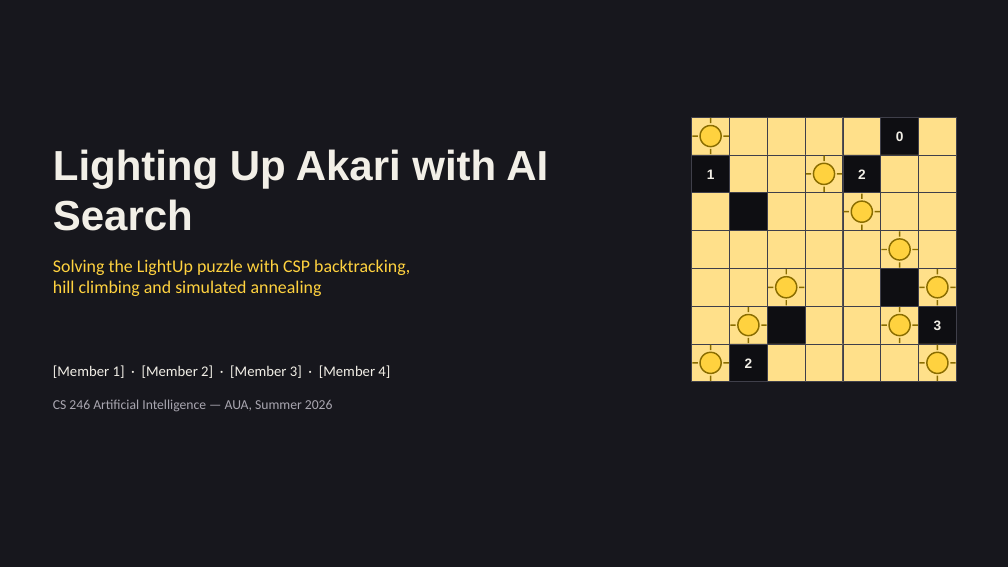
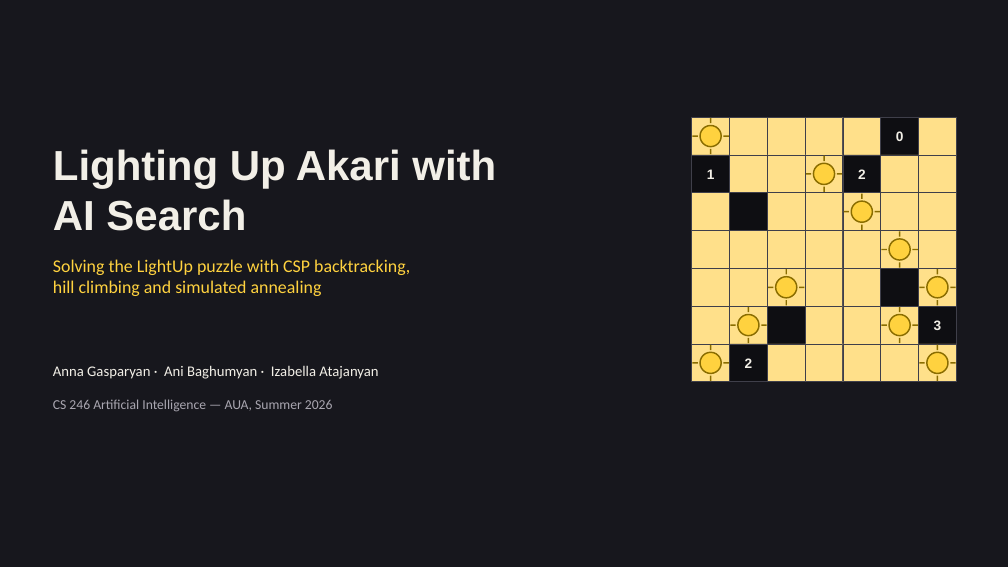
Before and after one commit to AnnieBaghumyan/LightUp, a slide deck: slide 1 of presentation.pptx. Drawn at 1008x567 pixels with LibreOffice and Linux fonts; fonts in the diff are those of the drawing. Boxes give left, top, right and bottom in pixels: in the first picture for what was removed or moved away, otherwise in the second. Text is boxed around its words. In the diff, an @@ line names an element or a change of style, - is before the commit and + after.

```diff
--- a/presentation.pptx
+++ b/presentation.pptx
@@ text at <box>53,149,496,231</box>: text changed @@
-Lighting Up Akari with AI Search
+Lighting Up Akari with
+AI Search
@@ text at <box>53,365,378,379</box>: text changed @@
-[Member 1] · [Member 2] · [Member 3] · [Member 4]
+Anna Gasparyan · Ani Baghumyan · Izabella Atajanyan
```
Also in this commit, not shown: 1 other slide changed, 1 other file.
